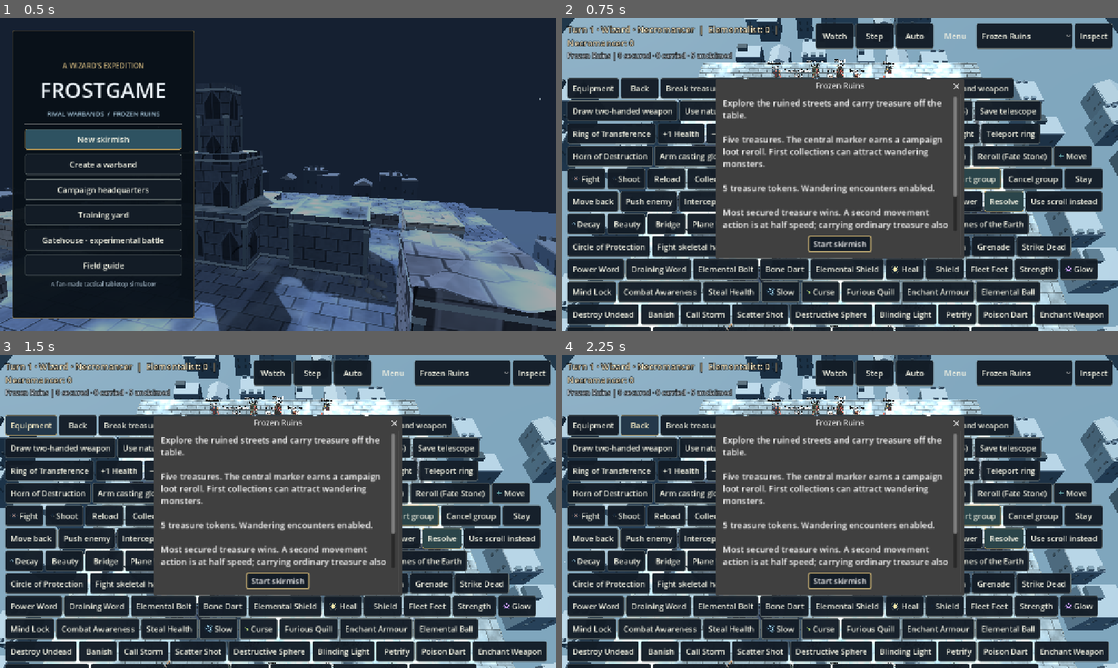
Above: before the commit, frames 1-4 (two rows, left to right).
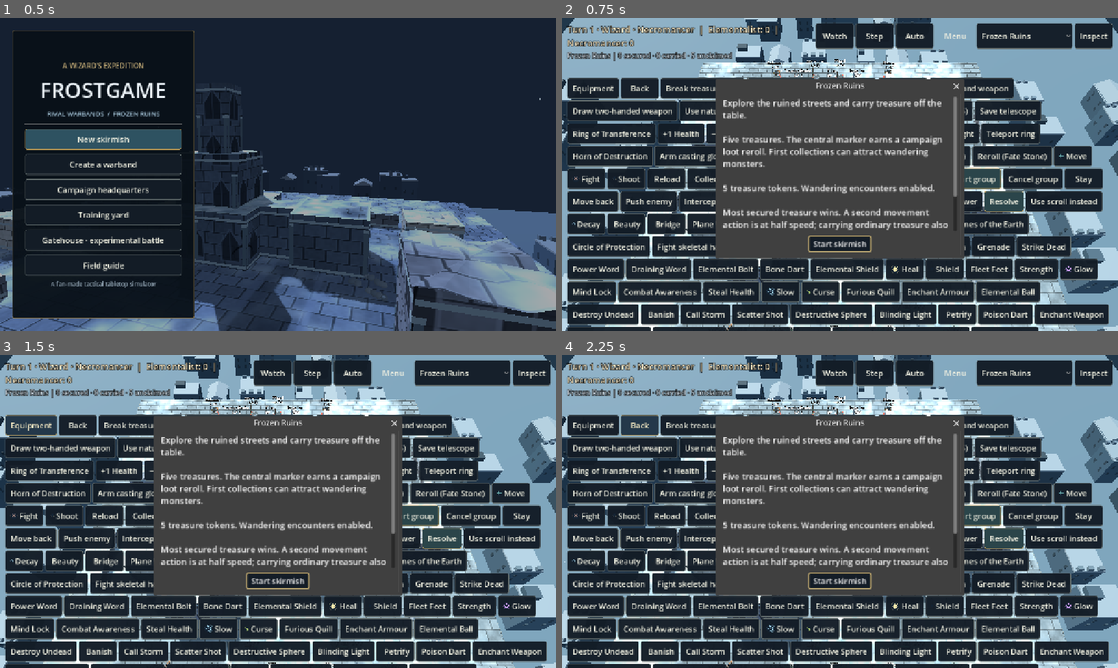
Above: after the commit, the same moments.

Repository: drag0nblad3/Frostgame
Game: Godot game, scene res://scenes/title.tscn
Two runs of this game, one before a commit and one after it. Both use one fixed random seed, a clock stepped at 60 frames per second and the inputs below.
Inputs:
- Up to frame 1 (0.5 s): no input
- Up to frame 2 (0.75 s): click "New skirmish" at 0.5 s
- Up to frame 3 (1.5 s): click "Equipment" at 1.25 s
- Up to frame 4 (2.25 s): click "Back" at 2 s

Frame 1 is identical in both runs. In frame 2, 0.2% of the frame differs, in the area x 37-64%, y 14-99%; in frame 3, 0.2%; in frame 4, 0.2%.
Error after the commit: Parse Error: Cannot infer the type of "pose" variable because the value doesn't have a set type. (res://src/view/miniature_pose.gd:19)

Commit message:
Add articulated elbow and knee joints, weapon-following grips and natural gait

Diff:
--- a/src/view/beast_sculpt.gd
+++ b/src/view/beast_sculpt.gd
@@ -36,13 +36,18 @@
 			var pivot := MiniaturePose.leg(root,index,hip)
 			var first := root.get_child_count()
 			CreatureSculpt.limb(root,hip,knee,(0.15 if bear else 0.10)*bulk,fur,0.73)
+			MiniaturePose.attach(root,pivot,first)
+			var shin := MiniaturePose.joint(root,pivot,"Knee",knee)
+			first=root.get_child_count()
 			CreatureSculpt.limb(root,knee,foot,(0.11 if bear else 0.067)*bulk,fur.darkened(0.16),0.84)
 			MiniatureFactory.sphere(root,foot+Vector3(0,0,-0.04)*bulk,Vector3(0.24 if bear else 0.15,0.13,0.23)*bulk,DARK if boar else fur.darkened(0.22))
 			if not boar:
 				for i in 3:
 					CreatureSculpt.limb(root,foot+Vector3((i-1)*0.04,0,-0.12)*bulk,foot+Vector3((i-1)*0.04,-0.01,-0.16)*bulk,0.013*bulk,IVORY,0.02)
-			MiniaturePose.attach(root,pivot,first)
+			MiniaturePose.attach(root,shin,first)
 	var head := Vector3(0,height+(0.10 if bear or dog else 0.045),-0.49)*bulk
+	var neck := MiniaturePose.joint(root,root,"Head",head+Vector3(0,0,0.12)*bulk)
+	var head_first := root.get_child_count()
 	var head_size := Vector3(0.46,0.39,0.43) if bear else (Vector3(0.35,0.32,0.34) if cat else Vector3(0.30,0.30,0.36))
 	MiniatureFactory.sphere(root,head,head_size*bulk,fur)
 	var snout := Vector3(0,-0.055,-0.21 if cat or bear else -0.29)*bulk
@@ -62,6 +67,8 @@
 		if boar:
 			var tusk := head+snout+Vector3(side*0.11,-0.04,0)*bulk
 			CreatureSculpt.limb(root,tusk,tusk+Vector3(side*0.07,0.13,-0.025)*bulk,0.05*bulk,IVORY,0.03)
+	MiniaturePose.attach(root,neck,head_first)
+	for side: float in [-1.0,1.0]:
 		if cat:
 			for i in 7:
 				var spot := Vector3(side*width*0.91,height+sin(i*2.0)*0.13,-0.31+i*0.115)*bulk
@@ -71,10 +78,13 @@
 			var at := Vector3(0,height+0.20,-0.35+i*0.10)*bulk
 			CreatureSculpt.limb(root,at,at+Vector3(0,0.10,0.06)*bulk,0.062*bulk,fur.darkened(0.20),0.06)
 	var tail := Vector3(0,height-0.03,0.46)*bulk
+	var tail_pivot := MiniaturePose.joint(root,root,"Tail",tail)
+	var tail_first := root.get_child_count()
 	var middle := tail+Vector3(0.07,0.07,0.23 if cat or rat or dog else 0.12)*bulk
 	var tip := middle+Vector3(0.15,0.07,0.27 if cat or rat else 0.08)*bulk
 	CreatureSculpt.limb(root,tail,middle,0.092*bulk if cat else 0.055*bulk,Color("9d8282") if rat else fur,0.72)
 	CreatureSculpt.limb(root,middle,tip,0.066*bulk if cat else 0.038*bulk,Color("9d8282") if rat else fur.darkened(0.12),0.25)
+	MiniaturePose.attach(root,tail_pivot,tail_first)
 	if id=="war_hound":
 		var collar := MiniatureFactory.cylinder(root,Vector3(0,height,-0.33)*bulk,0.18,0.19,0.09,WizardLivery.color(faction))
 		collar.rotation.x=PI*0.5
--- a/src/view/figure_view.gd
+++ b/src/view/figure_view.gd
@@ -131,7 +131,8 @@
 		return
 	_facing = atan2(-dir.x, -dir.z)
 	if _model != null:
-		_model.rotation.y = _facing
+		if not _moving:
+			_model.rotation.y = _facing
 
 
 func begin_move(distance: float=0.0) -> void:
@@ -149,11 +150,13 @@
 		_model.rotation.x = 0.0
 		_model.rotation.z = 0.0
 		MiniatureMotion.reset(_model)
+		_model.rotation.y=_facing
 
 
 func _process(delta: float) -> void:
 	if not _moving or _model == null:
 		return
+	_model.rotation.y=lerp_angle(_model.rotation.y,_facing,1.0-exp(-24.0*delta))
 	_stride += delta * MiniatureMotion.frequency(_profile)*(1.25 if _running else 1.0)
 	MiniatureMotion.travel(_model,_profile,_stride,_model_rest_y,_running)
 
--- a/src/view/miniature_factory.gd
+++ b/src/view/miniature_factory.gd
@@ -90,7 +90,7 @@
 			var length := 1.1 if id == "two_handed" else (0.35 if id == "dagger" else 0.76)
 			WeaponSculpt.sword(model, length, id == "two_handed")
 	if right != null:
-		MiniaturePose.attach(model, right, first)
+		MiniaturePose.attach(model, MiniaturePose.hand_parent(right), first)
 	first = model.get_child_count()
 	if f.ranged != null:
 		if f.ranged.id == "bow":
@@ -100,7 +100,7 @@
 	if f.def.shield:
 		WeaponSculpt.shield(model, f.def.id in ["knight", "templar"])
 	if left != null:
-		MiniaturePose.attach(model, left, first)
+		MiniaturePose.attach(model, MiniaturePose.hand_parent(left), first)
 
 
 static func construct(model: Node3D, faction: Color, size: float) -> void:
--- a/src/view/miniature_motion.gd
+++ b/src/view/miniature_motion.gd
@@ -31,10 +31,16 @@
 
 static func reset(root: Node3D) -> void:
 	MiniaturePose.arms(root,0,0)
+	MiniaturePose.bend_arms(root,0,0)
+	for name: String in ["Head","Tail"]:
+		var part := root.get_node_or_null(name) as Node3D
+		if part!=null:
+			part.rotation=Vector3.ZERO
 	for i in 8:
 		var leg := root.get_node_or_null("Leg%d"%i) as Node3D
 		if leg!=null:
 			leg.rotation=Vector3.ZERO
+		MiniaturePose.bend_leg(root,i,0)
 	for name: String in ["RightArm","LeftArm"]:
 		var arm := root.get_node_or_null(name) as Node3D
 		if arm!=null:
@@ -73,9 +79,16 @@
 			root.rotation.z=0.035*wave
 			if root.has_node("Leg3"):
 				MiniaturePose.legs(root,[amp*wave,-amp*wave,-amp*wave,amp*wave])
+				for i in 4:
+					var w := wave if i in [0,3] else -wave
+					MiniaturePose.bend_leg(root,i,0.45*maxf(0.0,-w))
+				_animate_beast(root,wave,opposite)
 			else:
 				MiniaturePose.legs(root,[amp*wave,-amp*wave])
 				MiniaturePose.arms(root,-0.16*wave,0.16*wave)
+				MiniaturePose.bend_arms(root,-0.22*maxf(0.0,wave),-0.22*maxf(0.0,-wave))
+				MiniaturePose.bend_leg(root,0,0.32*maxf(0.0,wave))
+				MiniaturePose.bend_leg(root,1,0.32*maxf(0.0,-wave))
 		_:
 			var amp := 0.43 if running else 0.30
 			root.position.y=rest+(0.065 if running else 0.045)*absf(wave)
@@ -83,6 +96,9 @@
 			root.rotation.z=0.028*wave
 			MiniaturePose.legs(root,[amp*wave,-amp*wave])
 			MiniaturePose.arms(root,-amp*0.92*wave,amp*0.92*wave)
+			MiniaturePose.bend_arms(root,-0.25*maxf(0.0,wave),-0.25*maxf(0.0,-wave))
+			MiniaturePose.bend_leg(root,0,(0.62 if running else 0.42)*maxf(0.0,wave))
+			MiniaturePose.bend_leg(root,1,(0.62 if running else 0.42)*maxf(0.0,-wave))
 
 
 static func action(root: Node3D,kind: String,act: String,amount: float,rest: float,weapon: String) -> void:
@@ -94,22 +110,41 @@
 	match act:
 		"attack":
 			root.rotation.x=-0.22*t
-			if kind in ["trot","spider","hop","slither"]:
+			if root.has_node("Leg3") or kind in ["trot","spider","hop","slither"]:
 				root.position.y=rest+0.08*maxf(0.0,t)
 				root.rotation.x=-0.32*t
 				MiniaturePose.legs(root,[-0.25*t,0.15*t,-0.25*t,0.15*t])
+				var head := root.get_node_or_null("Head") as Node3D
+				if head!=null:
+					head.rotation.x=0.22*t
 			else:
 				var two := weapon in ["two_handed","staff"]
-				MiniaturePose.arms(root,-1.12*t,-0.73*t if two else 0.24*t)
+				MiniaturePose.arms(root,-0.85*t,-0.56*t if two else 0.24*t)
+				MiniaturePose.bend_arms(root,-0.38*t,-0.36*t if two else -0.18*absf(t))
+				MiniaturePose.legs(root,[-0.11*t,0.18*t])
+				MiniaturePose.bend_leg(root,1,0.20*absf(t))
 				root.rotation.z=0.08*t
 		"cast":
 			root.position.y=rest+0.075*t
 			root.rotation.x=-0.08*t
-			MiniaturePose.arms(root,-0.78*t,-1.02*t)
+			MiniaturePose.arms(root,-0.68*t,-0.82*t)
+			MiniaturePose.bend_arms(root,-0.33*t,-0.43*t)
 		"shot":
 			root.rotation.x=-0.05*t
-			MiniaturePose.arms(root,-0.48*t if weapon=="crossbow" else -0.38*t,-1.05*t)
+			MiniaturePose.arms(root,-0.46*t if weapon=="crossbow" else -0.25*t,-0.86*t)
+			MiniaturePose.bend_arms(root,-0.66*t if weapon=="bow" else -0.48*t,-0.20*t)
 		"recoil":
 			root.rotation.x=0.25*t
 			root.rotation.z=-0.07*t
 			MiniaturePose.arms(root,0.28*t,0.36*t)
+			MiniaturePose.bend_arms(root,-0.30*t,-0.30*t)
+
+
+static func _animate_beast(root: Node3D,wave: float,opposite: float) -> void:
+	var head := root.get_node_or_null("Head") as Node3D
+	var tail := root.get_node_or_null("Tail") as Node3D
+	if head!=null:
+		head.rotation.x=-0.07*opposite
+	if tail!=null:
+		tail.rotation.y=0.20*wave
+		tail.rotation.x=0.05*opposite
--- a/src/view/miniature_pose.gd
+++ b/src/view/miniature_pose.gd
@@ -16,10 +16,10 @@
 	for child in children:
 		if not child is MeshInstance3D:
 			continue
-		var pos: Vector3 = child.position
+		var pose := child.transform
 		root.remove_child(child)
 		pivot.add_child(child)
-		child.position = pos - pivot.position
+		child.transform = _relative(root,pivot).affine_inverse()*pose
 
 
 static func arms(root: Node3D, right: float, left: float) -> void:
@@ -44,3 +44,42 @@
 		var pivot := root.get_node_or_null("Leg%d" % i) as Node3D
 		if pivot!=null:
 			pivot.rotation.x=angles[i]
+
+
+## Nested joints are authored in root-local coordinates, before entering the tree.
+static func joint(root: Node3D,parent: Node3D,label: String,at: Vector3) -> Node3D:
+	var pivot := Node3D.new()
+	pivot.name=label
+	pivot.position=_relative(root,parent).affine_inverse()*at
+	parent.add_child(pivot)
+	return pivot
+
+
+static func _relative(root: Node3D,node: Node3D) -> Transform3D:
+	var result := Transform3D.IDENTITY
+	var current := node
+	while current!=root:
+		result=current.transform*result
+		current=current.get_parent() as Node3D
+	return result
+
+
+static func hand_parent(arm: Node3D) -> Node3D:
+	if arm==null:
+		return null
+	var elbow := arm.get_node_or_null("Elbow") as Node3D
+	return elbow if elbow!=null else arm
+
+
+static func bend_arms(root: Node3D,right: float,left: float) -> void:
+	for side in [false,true]:
+		var path := "RightArm/Elbow" if side else "LeftArm/Elbow"
+		var elbow := root.get_node_or_null(path) as Node3D
+		if elbow!=null:
+			elbow.rotation.x=right if side else left
+
+
+static func bend_leg(root: Node3D,index: int,angle: float) -> void:
+	var knee := root.get_node_or_null("Leg%d/Knee"%index) as Node3D
+	if knee!=null:
+		knee.rotation.x=angle
--- a/src/view/ranged_sculpt.gd
+++ b/src/view/ranged_sculpt.gd
@@ -16,6 +16,8 @@
 static func crossbow(root: Node3D) -> void:
 	MiniatureFactory.box(root,Vector3(-0.38,0.84,-0.26),Vector3(0.12,0.13,0.62),WOOD)
 	MiniatureFactory.box(root,Vector3(-0.38,0.88,-0.20),Vector3(0.065,0.045,0.49),STEEL)
+	var grip := MiniatureFactory.box(root,Vector3(-0.38,0.76,-0.09),Vector3(0.085,0.17,0.095),WOOD.darkened(0.22))
+	grip.rotation.x=-0.22
 	var center := Vector3(-0.38,0.88,-0.47)
 	for side: float in [-1.0,1.0]:
 		var elbow := center+Vector3(side*0.23,0,0.065)
--- a/src/view/soldier_sculpt.gd
+++ b/src/view/soldier_sculpt.gd
@@ -32,28 +32,35 @@
 		var leg := MiniaturePose.leg(root,1 if side>0 else 0,hip)
 		var leg_first := root.get_child_count()
 		CreatureSculpt.limb(root,hip,knee,0.115,coat.darkened(0.18),0.92)
+		MiniaturePose.attach(root,leg,leg_first)
+		var shin := MiniaturePose.joint(root,leg,"Knee",knee)
+		leg_first=root.get_child_count()
 		CreatureSculpt.limb(root,knee,foot,0.102,LEATHER,0.88)
 		MiniatureFactory.sphere(root,foot+Vector3(0,-0.015,-0.06),Vector3(0.22,0.19,0.34),LEATHER.darkened(0.12))
 		CreatureSculpt.limb(root,knee,knee-Vector3.UP*0.07,0.12,LEATHER.lightened(0.13),1.0)
 		if plate:
 			WeaponSculpt.metal(MiniatureFactory.sphere(root,knee+Vector3(0,0,-0.075),Vector3(0.18,0.19,0.12),STEEL))
 			WeaponSculpt.metal(MiniatureFactory.box(root,foot+Vector3(0,0.14,-0.085),Vector3(0.17,0.21,0.065),STEEL.darkened(0.1)))
-		MiniaturePose.attach(root,leg,leg_first)
+		MiniaturePose.attach(root,shin,leg_first)
 		var pivot := MiniaturePose.arm(root,side>0)
 		var first := root.get_child_count()
 		var shoulder := Vector3(side*0.26,1.12,0)
 		var elbow := Vector3(side*0.34,0.95,0.015)
 		var hand := Vector3(side*0.37,0.75,-0.09)
 		CreatureSculpt.limb(root,shoulder,elbow,0.13 if heavy else 0.11,sleeve,0.80)
+		if plate:
+			_pauldron(root,shoulder,side,id=="knight")
+		elif id=="barbarian":
+			MiniatureFactory.sphere(root,shoulder,Vector3(0.29,0.28,0.33),FUR)
+		MiniaturePose.attach(root,pivot,first)
+		var forearm := MiniaturePose.joint(root,pivot,"Elbow",elbow)
+		first=root.get_child_count()
 		CreatureSculpt.limb(root,elbow,hand,0.095,LEATHER if heavy else sleeve,0.85)
 		CreatureSculpt.limb(root,elbow.lerp(hand,0.72),elbow.lerp(hand,0.92),0.104,dye,0.94)
 		MiniatureFactory.sphere(root,hand,Vector3(0.15,0.17,0.15),LEATHER if plate else skin)
 		if plate:
-			_pauldron(root,shoulder,side,id=="knight")
 			WeaponSculpt.metal(MiniatureFactory.sphere(root,elbow+Vector3(0,0,-0.04),Vector3(0.19,0.18,0.16),STEEL))
-		elif id=="barbarian":
-			MiniatureFactory.sphere(root,shoulder,Vector3(0.29,0.28,0.33),FUR)
-		MiniaturePose.attach(root,pivot,first)
+		MiniaturePose.attach(root,forearm,first)
 	WizardTailoring.torso(root,chest,coat.lightened(0.13),2 if heavy else 0,false)
 	if plate or mail:
 		SoldierArmor.body(root,plate,heavy,dye)
--- a/src/view/wizard_sculpt.gd
+++ b/src/view/wizard_sculpt.gd
@@ -34,10 +34,15 @@
 	for x: float in [-0.13,0.13]:
 		var leg := MiniaturePose.leg(root,1 if x>0 else 0,Vector3(x,0.60,0))
 		var first := root.get_child_count()
-		CreatureSculpt.limb(root,Vector3(x,0.60,0),Vector3(x*1.2,0.19,0.035),0.105,coat.darkened(0.20),0.9)
+		var knee := Vector3(x*1.12,0.37,-0.025)
+		CreatureSculpt.limb(root,Vector3(x,0.60,0),knee,0.105,coat.darkened(0.20),0.9)
+		MiniaturePose.attach(root,leg,first)
+		var shin := MiniaturePose.joint(root,leg,"Knee",knee)
+		first=root.get_child_count()
+		CreatureSculpt.limb(root,knee,Vector3(x*1.2,0.19,0.035),0.098,coat.darkened(0.20),0.9)
 		MiniatureFactory.sphere(root,Vector3(x*1.2,0.12,-0.06),Vector3(0.21,0.21,0.34),LEATHER)
 		MiniatureFactory.cylinder(root,Vector3(x*1.2,0.26,0.02),0.11,0.10,0.18,LEATHER)
-		MiniaturePose.attach(root,leg,first)
+		MiniaturePose.attach(root,shin,first)
 	if long_robe:
 		WizardTailoring.skirt(root,coat,lining,0.15,0.36,profile,false)
 	else:
@@ -48,13 +53,17 @@
 	for x: float in [-0.30,0.30]:
 		var pivot := MiniaturePose.arm(root,x>0)
 		var first := root.get_child_count()
-		CreatureSculpt.limb(root,Vector3(x*0.86,1.12,0),Vector3(x*1.14,0.94,0.015),0.125,coat,0.8)
-		CreatureSculpt.limb(root,Vector3(x*1.14,0.94,0.015),Vector3(x*1.20,0.77,-0.09),0.10,lining,0.95)
+		var elbow := Vector3(x*1.14,0.94,0.015)
+		CreatureSculpt.limb(root,Vector3(x*0.86,1.12,0),elbow,0.125,coat,0.8)
+		MiniaturePose.attach(root,pivot,first)
+		var forearm := MiniaturePose.joint(root,pivot,"Elbow",elbow)
+		first=root.get_child_count()
+		CreatureSculpt.limb(root,elbow,Vector3(x*1.20,0.77,-0.09),0.10,lining,0.95)
 		CreatureSculpt.limb(root,Vector3(x*1.18,0.86,-0.05),Vector3(x*1.20,0.78,-0.08),0.109,livery,0.96)
 		CreatureSculpt.limb(root,Vector3(x*1.20,0.79,-0.08),Vector3(x*1.20,0.76,-0.09),0.106,trim,1.0)
 		MiniatureFactory.sphere(root,Vector3(x*1.20,0.75,-0.09),Vector3(0.13,0.16,0.14),skin)
 		MiniatureFactory.sphere(root,Vector3(x*1.04,0.76,-0.15),Vector3(0.065,0.085,0.07),skin)
-		MiniaturePose.attach(root,pivot,first)
+		MiniaturePose.attach(root,forearm,first)
 	_face(root,skin,hair,index,apprentice)
 	WizardWardrobe.dress(root,school,coat,lining,hair,apprentice)
 	WizardLivery.decorate(root,school,livery,apprentice)
--- a/tests/unit/test_miniature_batch.gd
+++ b/tests/unit/test_miniature_batch.gd
@@ -101,3 +101,34 @@
 	MiniatureMotion.travel(model,"walk",1.0,0.12,true)
 	check(absf((model.get_node("Leg0") as Node3D).rotation.x)>walk)
 	model.free()
+
+
+func test_nested_joint_preserves_geometry_and_weapon_attachment() -> void:
+	var root := Node3D.new()
+	var arm := MiniaturePose.arm(root,true)
+	var elbow := MiniaturePose.joint(root,arm,"Elbow",Vector3(0.34,0.95,0.015))
+	var first := root.get_child_count()
+	var mesh := MiniatureFactory.box(root,Vector3(0.37,0.75,-0.09),Vector3.ONE*0.1,Color.RED)
+	var before := mesh.position
+	MiniaturePose.attach(root,elbow,first)
+	check_eq(mesh.get_parent(),elbow)
+	check((arm.transform*elbow.transform*mesh.position).is_equal_approx(before))
+	elbow.rotation.x=-0.5
+	check(not (arm.transform*elbow.transform*mesh.position).is_equal_approx(before))
+	root.free()
+
+
+func test_nested_hinges_bend_and_reset() -> void:
+	var defs := db()
+	for id: String in ["wizard","knight","wolf"]:
+		var f := Figure.new(1,defs.get_def(id),0,Vector2.ZERO,defs.unarmed())
+		var model := MiniatureFactory.create(f,Color.BLUE)
+		check(model.has_node("Leg0/Knee"))
+		MiniatureMotion.travel(model,MiniatureMotion.profile(f),1.2,0.12,true)
+		if id!="wolf":
+			check(model.has_node("RightArm/Elbow"))
+			MiniatureMotion.action(model,"walk","attack",1.0,0.12,"staff")
+			check(absf((model.get_node("RightArm/Elbow") as Node3D).rotation.x)>0.1)
+		MiniatureMotion.reset(model)
+		check(is_zero_approx((model.get_node("Leg0/Knee") as Node3D).rotation.x))
+		model.free()
